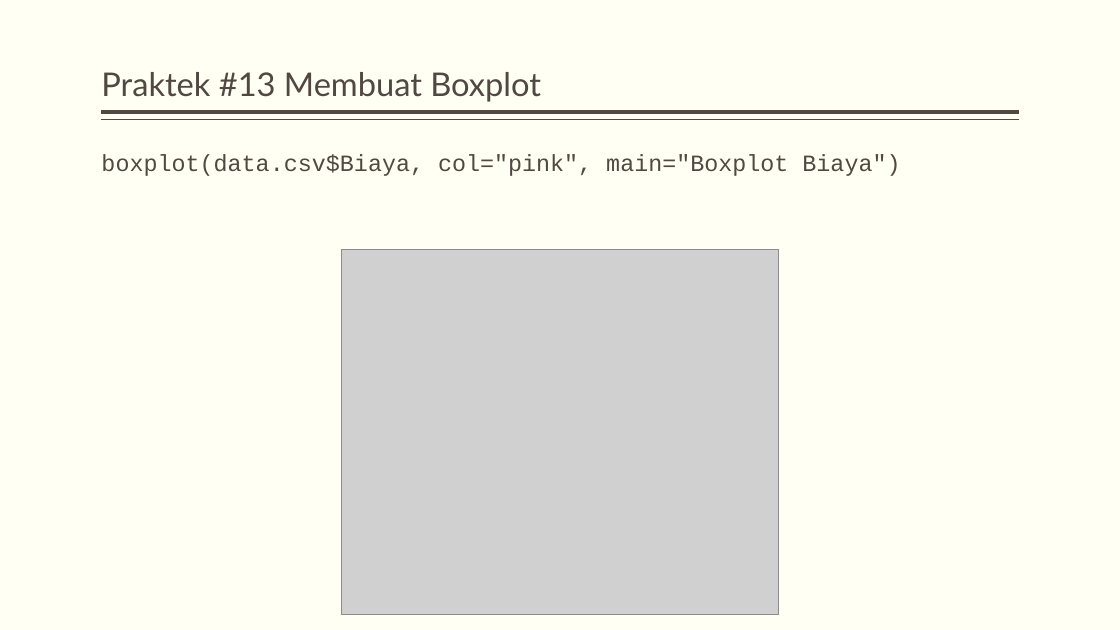
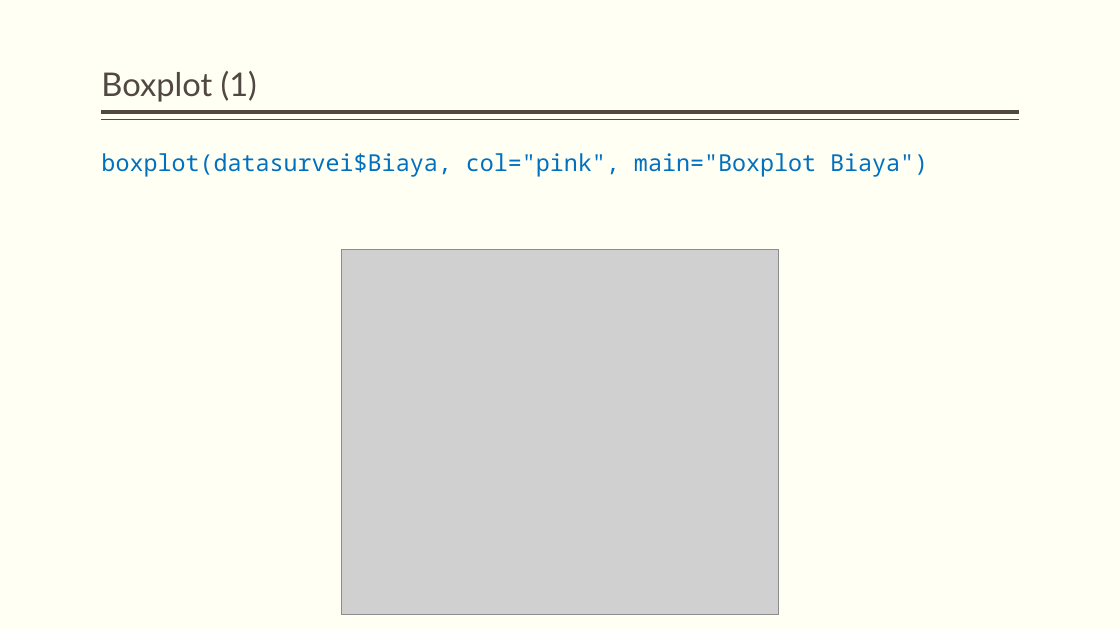
Before and after one commit to dewikiswani/pengantar-R, a slide deck: slide 55 of slide/pengenalan R.pptx (slide 52 before the commit). Drawn at 1120x630 pixels with LibreOffice and Linux fonts; fonts in the diff are those of the drawing; grey boxes stand for pictures. Boxes give left, top, right and bottom in pixels: in the first picture for what was removed or moved away, otherwise in the second. Text is boxed around its words. In the diff, an @@ line names an element or a change of style, - is before the commit and + after.

```diff
--- a/slide/pengenalan R.pptx
+++ b/slide/pengenalan R.pptx
@@ title at [101,71,257,102]: text changed @@
-Praktek #13 Membuat Boxplot
+Boxplot (1)
@@ text at [101,153,928,177]: text changed; font Courier New to Noto Sans Mono; text colour #514843 to #0070C0 @@
-boxplot(data.csv$Biaya, col="pink", main="Boxplot Biaya")
+boxplot(datasurvei$Biaya, col="pink", main="Boxplot Biaya")
```
Also in this commit, not shown: 6 other slides changed, 21 slides added, 15 slides removed, 1 other file.
